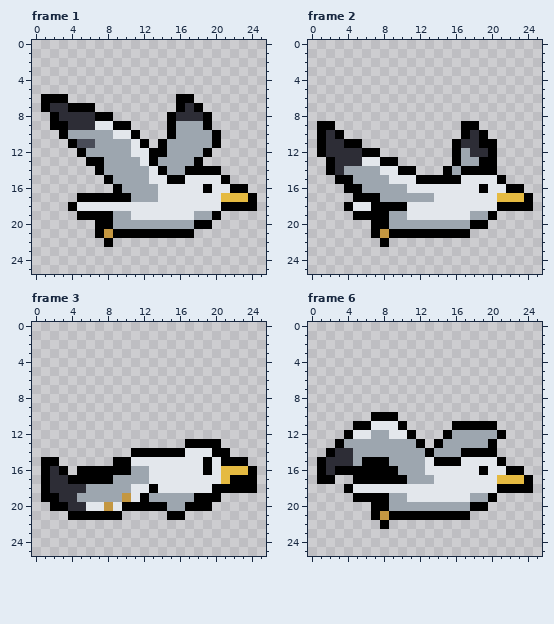
File history of a pixel-art file, art/source/gull_n07/gull.aseprite. This is how it looked before the edit.
26x26 pixels, 6 frames. Shown: frame 1, frame 2, frame 3, frame 6. The commit also changed other frames, which this record leaves out.
New version:
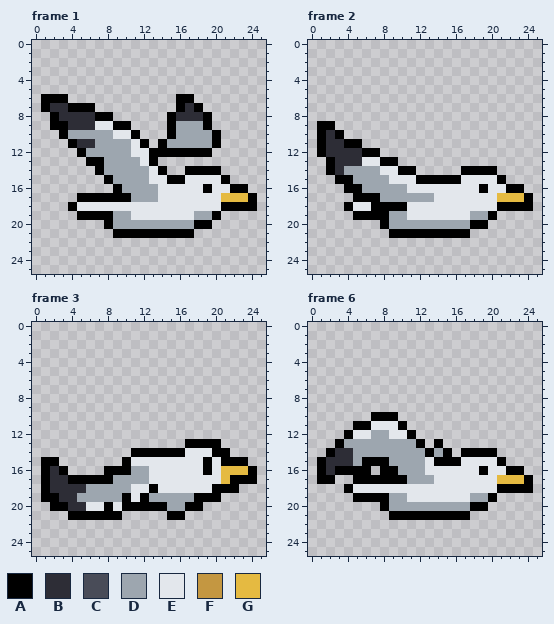
Palette (. is transparent): A #000000  B #2d2d36  C #494c58  D #9da6af  E #e3e7ec  F #c49741  G #e5ba41
The edit:
--- frame 1
@@ x 3..20 @@
 10 ADDDDDEEA...ADDDDA
-11 .ACCDDDDEA.ADDDDDA
-12 ..ADDDDDEEAADDDDA.
-13 ...AADDDDEADDDDA..
-14 ....ADDDDDEADDAAAA
+11 .ABBDDDDEA.ADDDDDA
+12 ..ADDDDDEEAAAAAAA.
+13 ...AADDDDEA.......
+14 ....ADDDDDEA..AAAA
 15 .....ADDDDEEAAEEEE
@@ x 5..10 @@
 19 AAAADD
-20 ..AADD
-21 ..AFAA
-22 ...A..
+20 ...ADD
+21 ....AA
+22 ......
 23 ......
--- frame 2
@@ x 13..22 @@
  8 ..........
- 9 ....AA....
-10 ....ABA...
-11 ...ABBAA..
-12 ...ADBBA..
-13 ...ADDAA..
-14 ..ADAAAA..
+ 9 ..........
+10 ..........
+11 ..........
+12 ..........
+13 ..........
+14 ....AAAA..
 15 AAAAEEEEA.
@@ x 5..10 @@
 19 AAAADD
-20 ..AADD
-21 ..AFAA
-22 ...A..
+20 ...ADD
+21 ....AA
+22 ......
 23 ......
--- frame 3
@@ x 0..25 @@
 14 ...........AAAAAAEEEAA....
-15 .AA......AAEEEEEEEEAEAAA..
-16 .ABA.AAAAAADDEEEEEEAEGGGA.
+15 .AA.......AEEEEEEEEAEAAA..
+16 .ABA....AAADDEEEEEEAEGGGA.
 17 .ABBAAAAADDDDEEEEEEEEGAAA.
-18 .ABBBBDDDDDEEAEEEEEEAAAAA.
-19 .AABBDDDDDFEADDDDDAAA.....
-20 ..AABBEEFEAAAAADDAAA......
+18 .ABBBBDDDDDEEAEEEEEEAAA...
+19 .AABBDDDDDAEADDDDDAAA.....
+20 ..AABBEEAEAAAAADDAA.......
 21 ....AAAAAA.....AA.........
--- frame 6
@@ x 0..25 @@
 10 .......AAA................
-11 .....AAEEEA.....AAAAA.....
-12 ....AEEDDEEA...ADDDDDA....
-13 ...ADDDDDDDDA.ADDDDDA.....
-14 ..ABBDDDDDDDDADDDAAAA.....
+11 .....AAEEEA...............
+12 ....AEEDDEEA..............
+13 ...ADDDDDDDDA.A...........
+14 ..ABBDDDDDDDDADA.AAAA.....
 15 .ABBBDAAADDDDEAAAEEEEA....
-16 .ABAAAAAAADDDEEEEEEAEEAA..
+16 .ABAAAA.AADDDEEEEEEAEEAA..
 17 .AA..AAAAAADDDEEEEEEEGGGA.
@@ x 5..10 @@
 19 AAAADD
-20 ..AADD
-21 ..AFAA
-22 ...A..
+20 ...ADD
+21 ....AA
+22 ......
 23 ......
